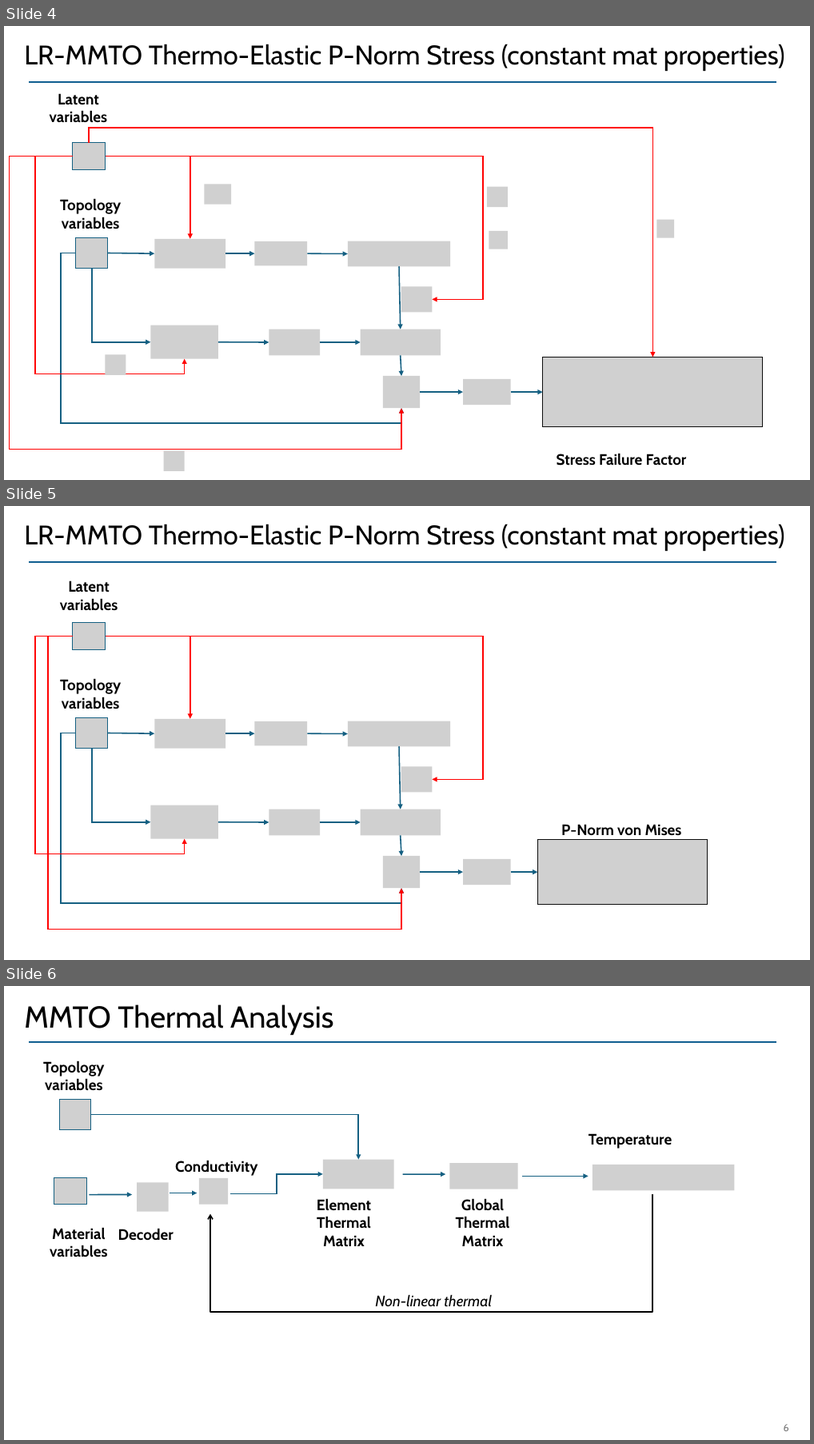
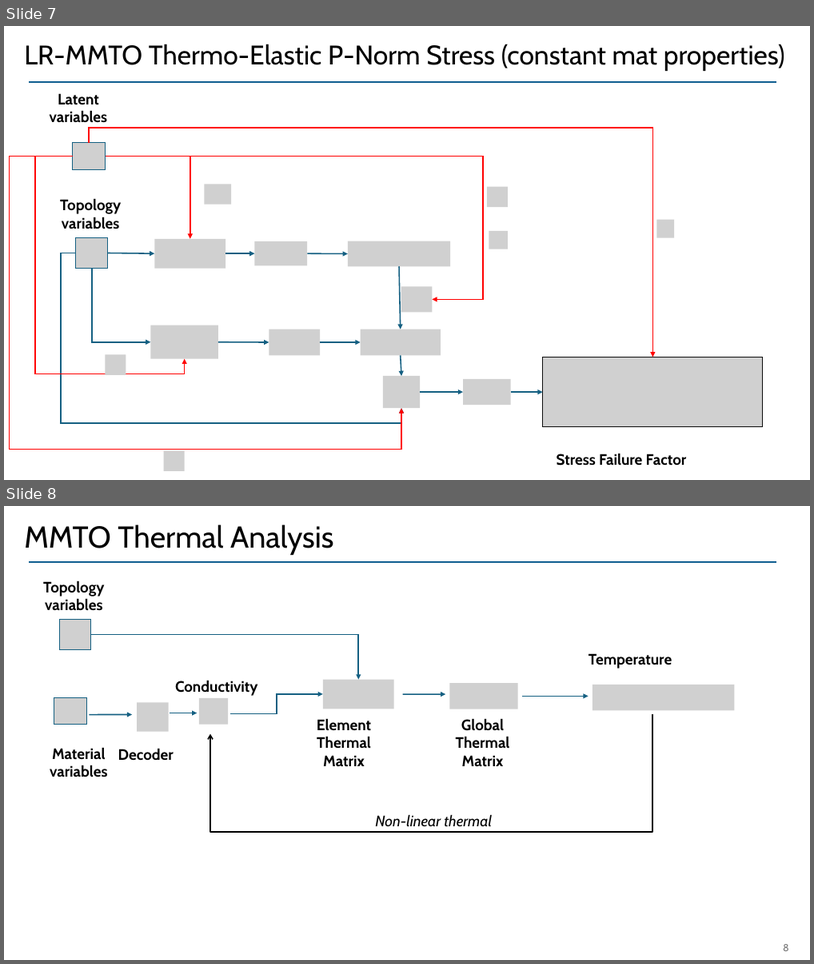
Before and after one commit to UW-ERSL/METALS, a slide deck: Slides/MMTOSensitivities.pptx. Shown one above the other, each under a label of ours: slides 4, 5 and 6 before the commit, slides 7 and 8 after it. The pictures are 814x1444 and 814x964 pixels, drawn with LibreOffice and Linux fonts; fonts in the diff are those of the drawing; grey boxes stand for pictures. Boxes give left, top, right and bottom in pixels: in the first picture for what was removed or moved away, otherwise in the second. Text is boxed around its words. In the diff, an @@ line names an element or a change of style, - is before the commit and + after.

Commit message:
MMTO cleaned up to be consistent with PyTO changes.

```diff
--- a/Slides/MMTOSensitivities.pptx
+++ b/Slides/MMTOSensitivities.pptx
@@ slide 5 removed at [4, 506, 810, 960], background #FFFFFF; not listed: 1 template element that a slide beside it also shows @@
@@ text removed at [24, 524, 786, 551] @@
-LR-MMTO Thermo-Elastic P-Norm Stress (constant mat properties)
@@ text removed at [60, 580, 118, 611] @@
-Latent variables
@@ picture removed at [72, 623, 105, 649] @@
@@ elbow arrow removed from (72, 636) to (184, 839) @@
@@ elbow arrow removed from (72, 636) to (402, 888) @@
@@ elbow arrow removed from (106, 636) to (190, 719) @@
@@ elbow arrow removed from (106, 636) to (432, 780) @@
@@ text removed at [60, 678, 121, 709] @@
-Topology variables
@@ picture removed at [76, 718, 107, 748] @@
@@ picture removed at [154, 719, 226, 748] @@
@@ picture removed at [255, 721, 308, 745] @@
@@ picture removed at [348, 720, 451, 746] @@
@@ elbow arrow removed from (76, 733) to (402, 888) @@
@@ arrow removed from (107, 733) to (154, 733) @@
@@ arrow removed from (226, 733) to (255, 733) @@
@@ arrow removed from (308, 733) to (348, 733) @@
@@ elbow arrow removed from (92, 748) to (150, 822) @@
@@ arrow removed from (399, 746) to (401, 809) @@
@@ picture removed at [402, 766, 432, 792] @@
@@ picture removed at [150, 805, 218, 839] @@
@@ picture removed at [269, 809, 320, 835] @@
@@ picture removed at [360, 809, 441, 835] @@
@@ arrow removed from (218, 822) to (269, 822) @@
@@ arrow removed from (320, 822) to (360, 822) @@
@@ arrow removed from (401, 835) to (402, 856) @@
@@ picture removed at [538, 840, 707, 904] @@
@@ text removed at [562, 824, 682, 840] @@
-P-Norm von Mises
@@ picture removed at [383, 856, 420, 888] @@
@@ picture removed at [463, 859, 511, 884] @@
@@ arrow removed from (420, 872) to (463, 872) @@
@@ arrow removed from (511, 872) to (538, 872) @@
@@ what was slide 4 is now slide 7 @@
@@ what was slide 6 is now slide 8 @@
@@ page number at [783, 944, 790, 951]: text changed @@
-6
+8
```
Also in this commit, not shown: 2 slides changed, 3 slides added, 8 other files.
